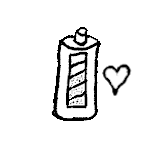
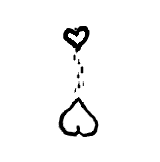
Layer changes from the first 160x162 image to the second:
removed layer "Crack4 #2" over box(68, 57, 132, 96)
added layer "Shooting" above "Fire Rate" over box(58, 26, 99, 137)
renamed "Crack4 #3" to "Fire Rate", hid it, painted on it over box(51, 27, 132, 121)
